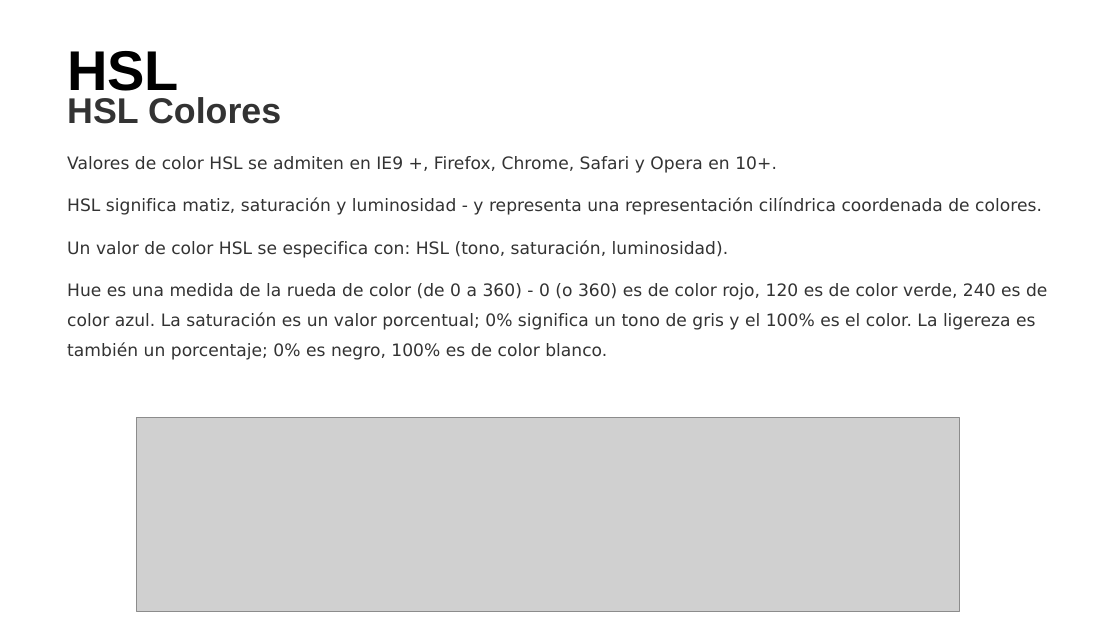
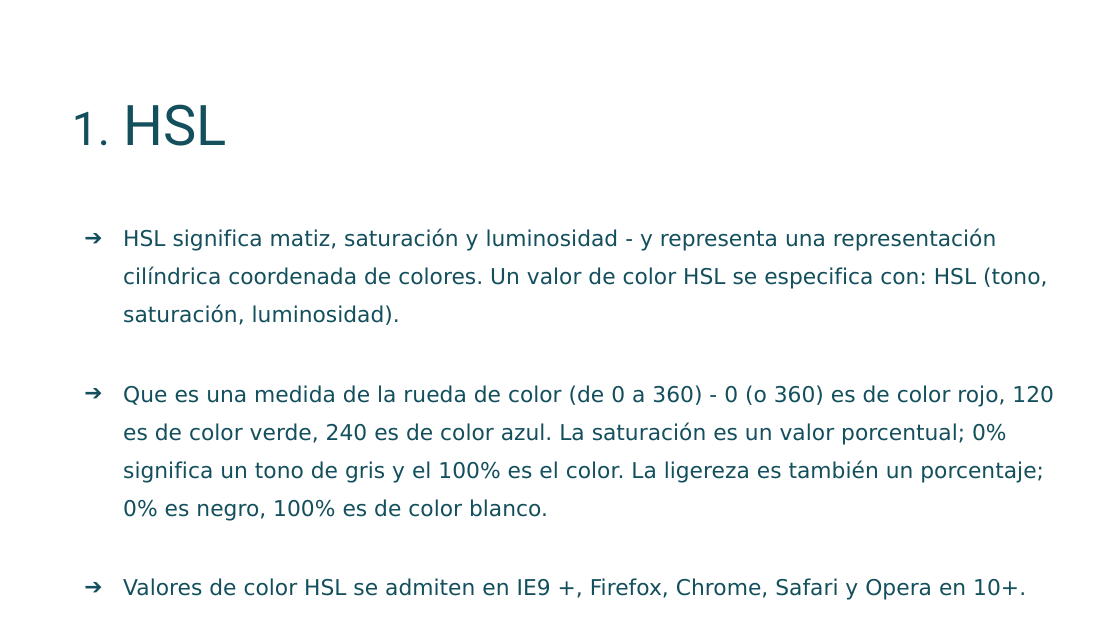
Before and after one commit to KatherineBermudez/Colores-css, a slide deck: slide 11 of Tarea Diseño.pptx (slide 6 before the commit). Drawn at 1120x630 pixels with LibreOffice and Linux fonts; fonts in the diff are those of the drawing; grey boxes stand for pictures. Boxes give left, top, right and bottom in pixels: in the first picture for what was removed or moved away, otherwise in the second. Text is boxed around its words. In the diff, an @@ line names an element or a change of style, - is before the commit and + after.

```diff
--- a/Tarea Diseño.pptx
+++ b/Tarea Diseño.pptx
@@ title "HSL": place and size @@
-title "HSL" at bbox=[67, 51, 179, 100]
+title "HSL" at bbox=[123, 104, 226, 146]
@@ title "HSL" at bbox=[123, 104, 226, 146]: font Arial to Roboto, text colour #000000 to #134F5C, bold off; bullet none to 1. @@
@@ text "HSL significa matiz, saturación y ...": place and size @@
-text "HSL significa matiz, saturación y ..." at bbox=[67, 97, 1047, 360]
+text "HSL significa matiz, saturación y ..." at bbox=[123, 228, 1054, 600]
@@ text at bbox=[67, 198, 1047, 360]: paragraphs removed @@
-HSL significa matiz, saturación y luminosidad - y representa una representación cilíndrica coordenada de colores.
-Un valor de color HSL se especifica con: HSL (tono, saturación, luminosidad).
-Hue es una medida de la rueda de color (de 0 a 360) - 0 (o 360) es de color rojo, 120 es de color verde, 240 es de color azul. La saturación es un valor porcentual; 0% significa un tono de gris y el 100% es el color. La ligereza es también un porcentaje; 0% es negro, 100% es de color blanco.
@@ text at bbox=[123, 228, 1054, 521]: text changed; size 23 to 14 pt; font Arial to DejaVu Sans; text colour #333333 to #134F5C; bold off @@
-HSL Colores
+➔ HSL significa matiz, saturación y luminosidad - y representa una representación cilíndrica coordenada de colores. Un valor de color HSL se especifica con: HSL (tono, saturación, luminosidad).
+➔ Que es una medida de la rueda de color (de 0 a 360) - 0 (o 360) es de color rojo, 120 es de color verde, 240 es de color azul. La saturación es un valor porcentual; 0% significa un tono de gris y el 100% es el color. La ligereza es también un porcentaje; 0% es negro, 100% es de color blanco.
@@ picture removed at bbox=[137, 418, 959, 612] @@
@@ text at bbox=[123, 578, 1026, 600]: size 11 to 14 pt, text colour #333333 to #134F5C in "Valores de color HSL se admiten en ..."; bullet none to ➔ @@
```
Also in this commit, not shown: 6 other slides changed, 7 slides added.
